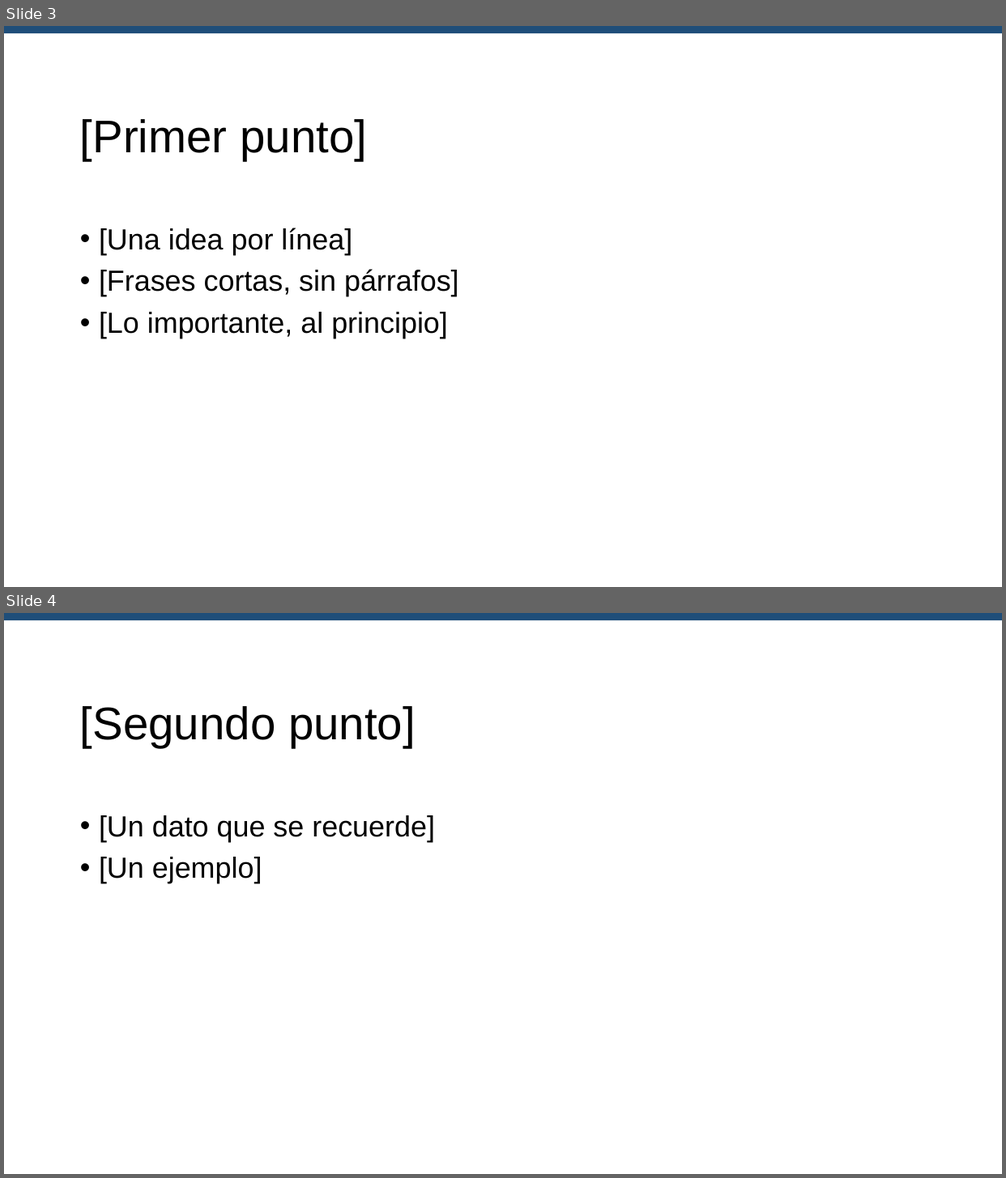
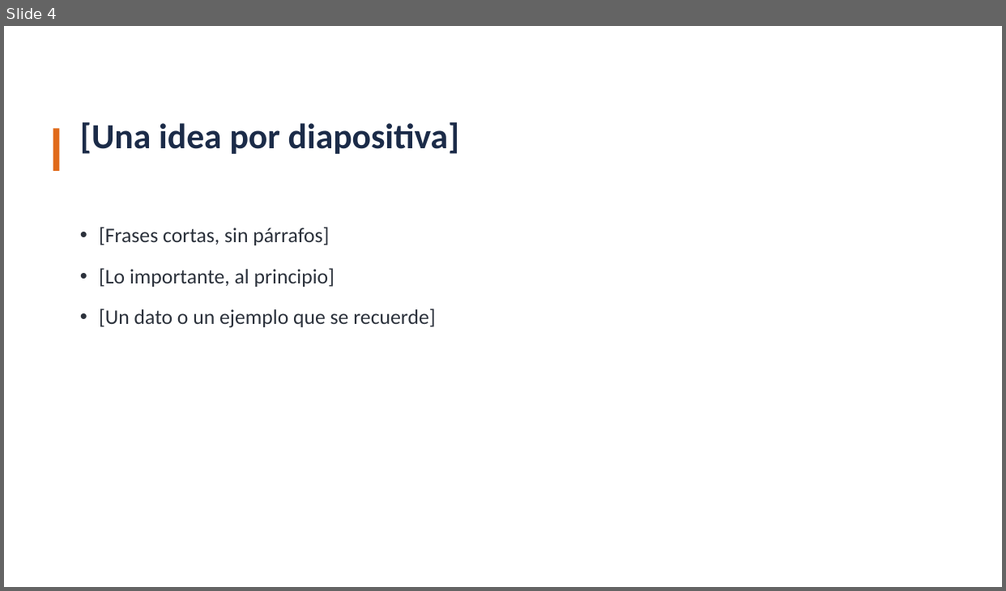
Before and after one commit to MolinoSuite/Molino, a slide deck: resources/templates/es/presentacion.pptx. Shown one above the other, each under a label of ours: slides 3 and 4 before the commit, slide 4 after it. The pictures are 1006x1178 and 1006x591 pixels, drawn with LibreOffice and Linux fonts; fonts in the diff are those of the drawing. Boxes give left, top, right and bottom in pixels: in the first picture for what was removed or moved away, otherwise in the second. Text is boxed around its words. In the diff, an @@ line names an element or a change of style, - is before the commit and + after.

```diff
--- a/resources/templates/es/presentacion.pptx
+++ b/resources/templates/es/presentacion.pptx
@@ slide 4 removed at (x1=4, y1=613, x2=1002, y2=1174), background #FFFFFF @@
@@ rectangle removed at (x1=4, y1=613, x2=1002, y2=620) @@
@@ title removed at (x1=80, y1=706, x2=415, y2=747) @@
-[Segundo punto]
@@ text removed at (x1=99, y1=815, x2=435, y2=884) @@
-• [Un dato que se recuerde]
-• [Un ejemplo]
@@ what was slide 3 is now slide 4 @@
@@ slide 4 changed as well @@
@@ rectangle removed at (x1=4, y1=26, x2=1002, y2=33) @@
@@ title at (x1=80, y1=122, x2=459, y2=154): text changed; size 44 to 34 pt; font Arial to Calibri; text colour #000000 to #1B2B48; bold on @@
-[Primer punto]
+[Una idea por diapositiva]
@@ rectangle added at (x1=53, y1=129, x2=59, y2=171), fill #E06A1A @@
@@ text at (x1=99, y1=228, x2=352, y2=255): paragraph removed @@
-• [Una idea por línea]
@@ text at (x1=99, y1=227, x2=334, y2=287): size 28 to 20 pt, font Arial to Calibri, text colour #000000 to #2B313B in "[Frases cortas, sin párrafos]", "[Lo importante, al principio]"; more space between paragraphs @@
@@ text at (x1=99, y1=309, x2=435, y2=328): paragraph added @@
+• [Un dato o un ejemplo que se recuerde]
```
Also in this commit, not shown: 2 other slides changed, 4 slides added, 1 other slide removed, 11 other files.
